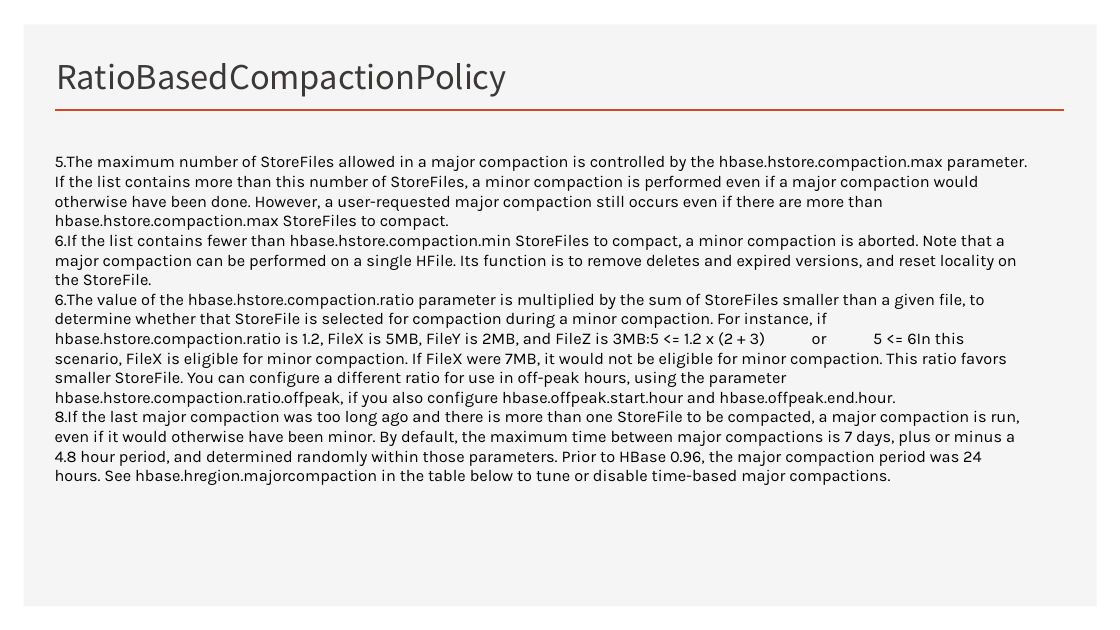
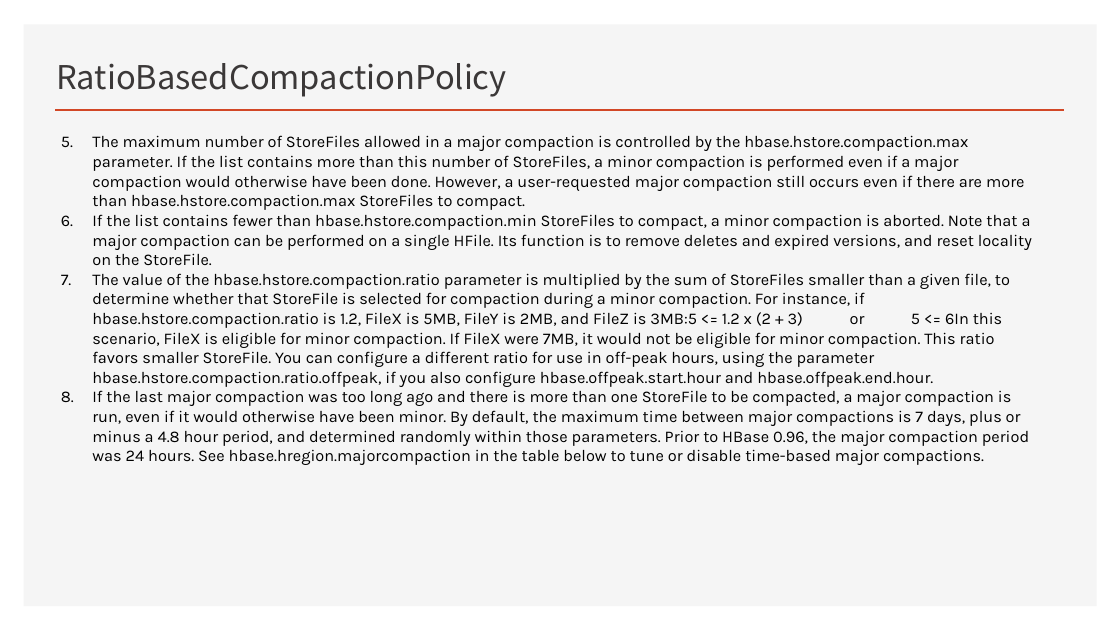
Before and after one commit to Zhangwusheng/Zhangwusheng.github.io, a slide deck: slide 44 of _posts/Hbase基本原理副本.pptx. Drawn at 1120x630 pixels with LibreOffice and Linux fonts; fonts in the diff are those of the drawing. Boxes give left, top, right and bottom in pixels: in the first picture for what was removed or moved away, otherwise in the second. Text is boxed around its words. In the diff, an @@ line names an element or a change of style, - is before the commit and + after.

```diff
--- a/_posts/Hbase基本原理副本.pptx
+++ b/_posts/Hbase基本原理副本.pptx
@@ text at [92,135,1032,465]: text changed @@
-5.The maximum number of StoreFiles allowed in a major compaction is controlled by the hbase.hstore.compaction.max parameter. If the list contains more than this number of StoreFiles, a minor compaction is performed even if a major compaction would otherwise have been done. However, a user-requested major compaction still occurs even if there are more than hbase.hstore.compaction.max StoreFiles to compact.
-6.If the list contains fewer than hbase.hstore.compaction.min StoreFiles to compact, a minor compaction is aborted. Note that a major compaction can be performed on a single HFile. Its function is to remove deletes and expired versions, and reset locality on the StoreFile.
-6.The value of the hbase.hstore.compaction.ratio parameter is multiplied by the sum of StoreFiles smaller than a given file, to determine whether that StoreFile is selected for compaction during a minor compaction. For instance, if hbase.hstore.compaction.ratio is 1.2, FileX is 5MB, FileY is 2MB, and FileZ is 3MB:5 <= 1.2 x (2 + 3) or 5 <= 6In this scenario, FileX is eligible for minor compaction. If FileX were 7MB, it would not be eligible for minor compaction. This ratio favors smaller StoreFile. You can configure a different ratio for use in off-peak hours, using the parameter hbase.hstore.compaction.ratio.offpeak, if you also configure hbase.offpeak.start.hour and hbase.offpeak.end.hour.
-8.If the last major compaction was too long ago and there is more than one StoreFile to be compacted, a major compaction is run, even if it would otherwise have been minor. By default, the maximum time between major compactions is 7 days, plus or minus a 4.8 hour period, and determined randomly within those parameters. Prior to HBase 0.96, the major compaction period was 24 hours. See hbase.hregion.majorcompaction in the table below to tune or disable time-based major compactions.
+5. The maximum number of StoreFiles allowed in a major compaction is controlled by the hbase.hstore.compaction.max parameter. If the list contains more than this number of StoreFiles, a minor compaction is performed even if a major compaction would otherwise have been done. However, a user-requested major compaction still occurs even if there are more than hbase.hstore.compaction.max StoreFiles to compact.
+6. If the list contains fewer than hbase.hstore.compaction.min StoreFiles to compact, a minor compaction is aborted. Note that a major compaction can be performed on a single HFile. Its function is to remove deletes and expired versions, and reset locality on the StoreFile.
+7. The value of the hbase.hstore.compaction.ratio parameter is multiplied by the sum of StoreFiles smaller than a given file, to determine whether that StoreFile is selected for compaction during a minor compaction. For instance, if hbase.hstore.compaction.ratio is 1.2, FileX is 5MB, FileY is 2MB, and FileZ is 3MB:5 <= 1.2 x (2 + 3) or 5 <= 6In this scenario, FileX is eligible for minor compaction. If FileX were 7MB, it would not be eligible for minor compaction. This ratio favors smaller StoreFile. You can configure a different ratio for use in off-peak hours, using the parameter hbase.hstore.compaction.ratio.offpeak, if you also configure hbase.offpeak.start.hour and hbase.offpeak.end.hour.
+8. If the last major compaction was too long ago and there is more than one StoreFile to be compacted, a major compaction is run, even if it would otherwise have been minor. By default, the maximum time between major compactions is 7 days, plus or minus a 4.8 hour period, and determined randomly within those parameters. Prior to HBase 0.96, the major compaction period was 24 hours. See hbase.hregion.majorcompaction in the table below to tune or disable time-based major compactions.
```
Also in this commit, not shown: 18 other slides changed, 3 slides removed.
